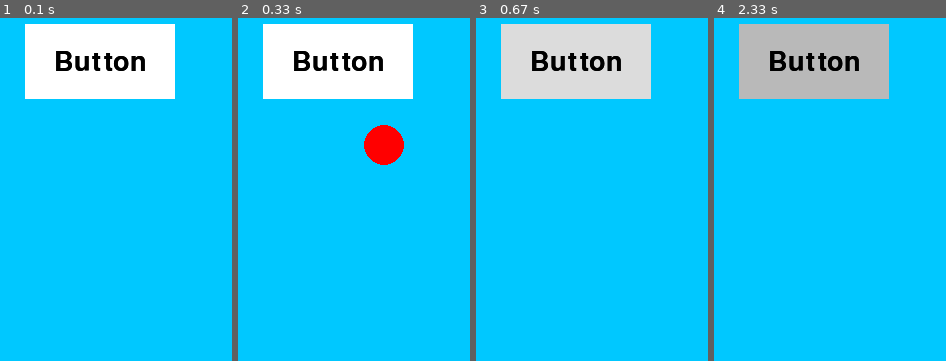
Above: before the commit, frames 1-4 (left to right).
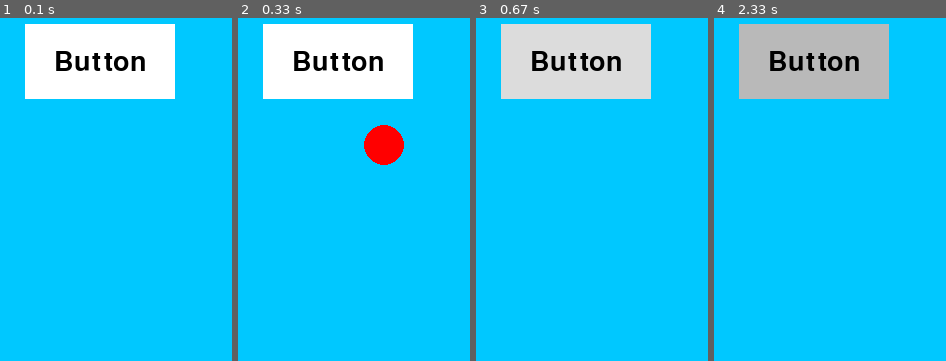
Above: after the commit, the same moments.

Repository: GameGenesis/Pygame-Utils
Game: pygame game, started from main.py
The game is run twice, just before and just after one commit, with the same random seed, the same clock (stepped at 60 frames per second) and the same inputs.
Inputs (mouse positions are % of the whole screen's width and height, from its top left):
- Up to frame 1 (0.1 s): no input
- Up to frame 2 (0.33 s): no input
- Up to frame 3 (0.67 s): click "Button" at 0.38 s
- Up to frame 4 (2.33 s): press the mouse at (76, 94) at 0.7 s; move the mouse to (57, 75) at 0.8 s; release the mouse at (38, 57) at 0.93 s; press the mouse at (22, 6) at 1.03 s; move the mouse to (29, 17) at 1.13 s; release the mouse at (37, 28) at 1.27 s; press the mouse at (76, 94) at 1.87 s; move the mouse to (45, 70) at 1.97 s; release the mouse at (13, 47) at 2.1 s; press the mouse at (22, 6) at 2.2 s; move the mouse to (51, 47) at 2.3 s
The pictures show only the part of the screen within x 0-50%, y 0-50%; the shares and areas given below are measured in that part.

The runs differ from the first frame. In frame 1, 0.4% of the frame differs, in the area x 24-63%, y 9-16%; in frame 2, 0.4%; in frame 3, 0.3%; in frame 4, 0.3%.

Commit message:
Add object management to UI elements
* Add update_managed_objects and add_managed_object to the Canvas and EventManager classes

Diff:
--- a/main.py
+++ b/main.py
@@ -1,5 +1,3 @@
-import math
-
 import pygame
 from pygame.math import Vector2
 from json_save import JsonSave
--- a/pygame_utils.py
+++ b/pygame_utils.py
@@ -1,4 +1,4 @@
-from abc import ABC, abstractmethod
+from abc import abstractmethod
 from typing import Any, Callable, Type
 
 import gc
@@ -38,7 +38,19 @@
     CENTER = "center"
 
 
+class Graphic_Event:
+    def __init__(self) -> None:
+        if EventManager.INSTANCE:
+            EventManager.INSTANCE.add_managed_object(self)
+
+    @abstractmethod
+    def handle_event(self, event: pygame.event.Event) -> None:
+        ...
+
+
 class EventManager:
+    INSTANCE = None
+
     def __init__(self, call_backs: Callable | list[Callable]=None, on_quit: Callable=None) -> None:
         if call_backs:
             if type(call_backs) == list:
@@ -49,7 +61,13 @@
             self.funcs = []
 
         self.on_quit = on_quit
+        self.update_managed_objects()
+
+    def update_managed_objects(self):
         self.graphic_events = [obj for obj in gc.get_objects() if isinstance(obj, Graphic_Event)]
+
+    def add_managed_object(self, graphic_event: Type[Graphic_Event]):
+        self.graphic_elements.append(graphic_event)
 
     def handle_events(self) -> None:
         for event in pygame.event.get():
@@ -64,34 +82,38 @@
                 ge.handle_event(event)
 
 
+class Graphic:
+    def __init__(self) -> None:
+        if Canvas.INSTANCE:
+            Canvas.INSTANCE.add_managed_object(self)
+
+    @abstractmethod
+    def draw(self, surface: pygame.Surface):
+        ...
+
+
 class Canvas:
+    INSTANCE = None
+
     def __init__(self, main_surface: pygame.Surface) -> None:
         self.main_surface = main_surface
-        self.graphic_elements = []
-        for obj in gc.get_objects():
-            if isinstance(obj, Graphic):
-                self.graphic_elements.append(obj)
+        self.update_managed_objects()
+
+    def update_managed_objects(self):
+        self.graphic_elements = [obj for obj in gc.get_objects() if isinstance(obj, Graphic)]
+
+    def add_managed_object(self, graphic: Type[Graphic]):
+        self.graphic_elements.append(graphic)
 
     def draw(self) -> None:
         for graphic in self.graphic_elements:
             graphic.draw(self.main_surface)
 
 
-class Graphic(ABC):
-    @abstractmethod
-    def draw(self, surface: pygame.Surface):
-        ...
-
-
-class Graphic_Event(ABC):
-    @abstractmethod
-    def handle_event(self, event: pygame.event.Event) -> None:
-        ...
-
-
 class Panel(Graphic):
     def __init__(self, position: Vector2=Vector2(0, 0), size: Vector2=None,
     color: pygame.Color | tuple[int, int, int, int]=(80, 80, 80, 100)) -> None:
+        super().__init__()
         self.position = position
         self.size = size
         self.color = color
@@ -110,7 +132,7 @@
         surface.blit(self.panel_surface, self.position)
 
 
-class Label(Sprite, Graphic):
+class Label(Graphic):
     def __init__(self, text: str | Any, color: pygame.Color | tuple[int, int, int]=(255, 255, 255),
     font_name: str=None, font_size: int=28, position: tuple[int, int]=(0, 0), anchor: Type[Alignment] | str="midleft"):
         super().__init__()
@@ -164,6 +186,8 @@
     color: pygame.Color | tuple[int, int, int]=(255, 255, 255), hover_color: pygame.Color | tuple[int, int, int]=(220, 220, 220),
     pressed_color: pygame.Color | tuple[int, int, int]=(185, 185, 185), disabled_color: pygame.Color | tuple[int, int, int]=(165, 165, 165),
     border_radius: int=0, disabled: bool=False, label: Type[Label]=None, label_alignment: Type[Alignment] | str="center") -> None:
+        Graphic.__init__(self)
+        Graphic_Event.__init__(self)
         self.func = on_click
         self.position = position
         self.size = size
@@ -294,6 +318,7 @@
     border_color_inactive: pygame.Color | tuple[int, int, int]=(100, 100, 100),
     text_color: pygame.Color | tuple[int, int, int]=(20, 20, 20), text: str | Any="", font_name: str=None, font_size: int=28):
         super().__init__(text, text_color, font_name, font_size, position)
+        Graphic_Event.__init__(self)
         self.rect = pygame.Rect(position, size)
         self.position = position
         self.size = size
